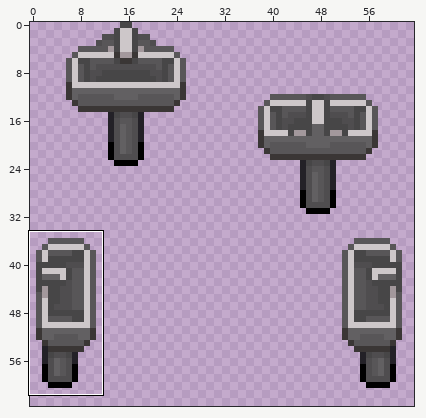
Pixel-art sprite, stored at Resources/Textures/Structures/Furniture/sink.rsi/sink_wide.png. The picture above shows the old version from afar; the outline marks the close-up.
Close-up. Before:
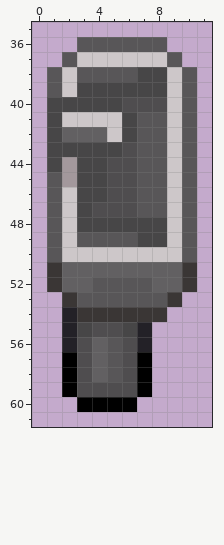
The file is 64x64 pixels. Colours within 5 levels of each other are drawn and written as one. Shown: x 0..11, y 35..61. The commit also changed other parts of the picture, which this record leaves out.
After the commit:
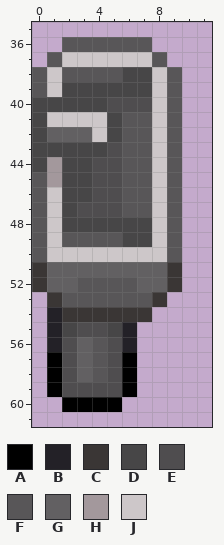
Palette (. is transparent): A #000000  B #232127  C #3a3635  D #474647  E #4f4d4f  F #585658  G #626062  H #a3989c  J #cdc7c9
What changed:
@@ x 0..11 @@
 35 ............
-36 ...FFFFFF...
-37 ..FJJJJJJF..
-38 .FJFFFFDDJF.
-39 .FJDDDDDDJF.
-40 .DDDDDEEEJF.
-41 .DJJJJDFFJF.
-42 .DGGGJDFFJF.
-43 .DDDDDEFFJF.
-44 .DHDDEEFFJF.
-45 .FHDDEEFFJF.
-46 .FJDDEEFFJF.
-47 .FJDEEEFFJF.
-48 .FJDDDDDDJF.
-49 .FJFFFFDDJF.
-50 .FJJJJJJJJF.
-51 .CGGGGGGGGC.
-52 .CGGFFFFGGC.
-53 ..CFFFFFFC..
-54 ..BCCCCCC...
-55 ..BDEEDB....
-56 ..BEGFEB....
-57 ..AEGFEA....
-58 ..AEGFEA....
-59 ..AEEEEA....
-60 ...AAAA.....
+36 ..FFFFFF....
+37 .FJJJJJJF...
+38 FJFFFFDDJF..
+39 FJDDDDDDJF..
+40 DDDDDEEEJF..
+41 DJJJJDFFJF..
+42 DGGGJDFFJF..
+43 DDDDDEFFJF..
+44 DHDDEEFFJF..
+45 FHDDEEFFJF..
+46 FJDDEEFFJF..
+47 FJDEEEFFJF..
+48 FJDDDDDDJF..
+49 FJFFFFDDJF..
+50 FJJJJJJJJF..
+51 CGGGGGGGGC..
+52 CGGFFFFGGC..
+53 .CFFFFFFC...
+54 .BCCCCCC....
+55 .BDEEDB.....
+56 .BEGFEB.....
+57 .AEGFEA.....
+58 .AEGFEA.....
+59 .AEEEEA.....
+60 ..AAAA......
 61 ............
Where, in picture pixels (left, top, right, bottom), the same in both close-ups:
changed: (32, 37, 197, 412)
